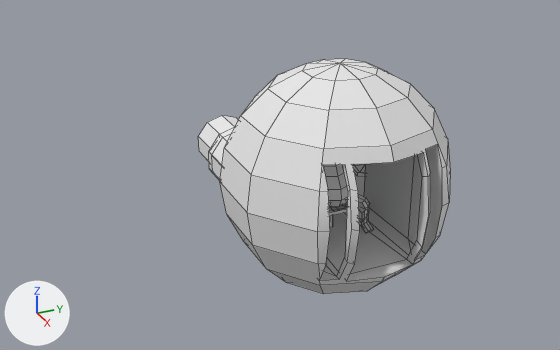
The OBJ model FattyFare/Assets/mdl_/fattyFare_spaceShip.obj as it was, and as the next commit left it.
Camera for both pictures: a camera (50 mm lens) standing at (5.32, -2.93, 3.47) and looking at (-0.29, -0.4, 0.67). The axes (+X, +Y, +Z) are drawn at lower left. The lights are the same throughout. Mesh edges are drawn as thin lines. Where no turn or scale is listed for an object, it has been applied to the vertices. Vertices at the same position are counted once.

The scene before the commit, as lines of its bpy script (objects in view):
```python
me_fattyfare_spaceship = bpy.data.meshes.new('fattyFare_spaceShip')
me_fattyfare_spaceship.from_pydata(...)  # 779 vertices, 765 faces; spans x -1.19..0.93, y -0.95..0.95, z -0.3..1.7
me_fattyfare_spaceship.materials.append(mat_fattyfare_spaceship_initialshadinggroup)  # white #e7e7e7
ob_fattyfare_spaceship = bpy.data.objects.new('fattyFare_spaceShip', me_fattyfare_spaceship)
ob_fattyfare_spaceship.location = (0.0, 0.0, 0.0)
```
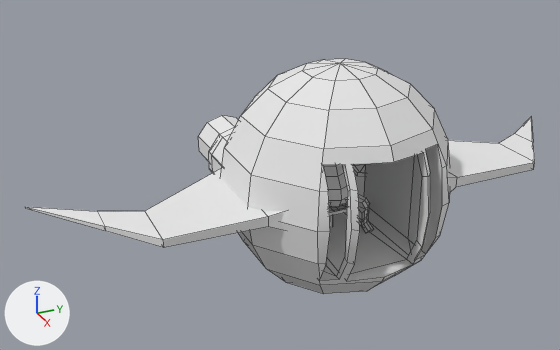
What changed in the scene script:
```text
Add mat_initialshadinggroup:
    mat_initialshadinggroup = principled_material('initialShadingGroup')
    mat_initialshadinggroup.base_color = (0.8, 0.8, 0.8)  # white #e7e7e7
    mat_initialshadinggroup.roughness = 1.0
Change me_fattyfare_spaceship:
    used by ob_fattyfare_spaceship; location = (0.0, 0.0, 0.0)
    remove me_fattyfare_spaceship.from_pydata(...)  # 779 vertices, 765 faces; spans x -1.19..0.93, y -0.95..0.95, z -0.3..1.7
    add me_fattyfare_spaceship.from_pydata(...)  # 815 vertices, 799 faces; spans x -1.19..0.93, y -2.51..2.51, z -0.3..1.7
    me_fattyfare_spaceship part 1: a new loose piece of 18 vertices spanning x -0.55..0.6, y -2.51..-0.66, z 0.59..0.81, in mat_initialshadinggroup (white #e7e7e7)
    me_fattyfare_spaceship part 2: a new loose piece of 18 vertices spanning x -0.55..0.6, y 0.66..2.51, z 0.59..0.81, in mat_initialshadinggroup (white #e7e7e7)
    add me_fattyfare_spaceship.materials.append(mat_initialshadinggroup)  # white #e7e7e7
```

Changed parts and their boxes (x1, y1, x2, y2) in the pictures (560 x 350 px):
'fattyFare_spaceShip', reshaped (102% wider): before (198, 59, 450, 294); after (25, 59, 535, 294)
part 1 of me_fattyfare_spaceship, added: after (25, 169, 284, 248)
part 2 of me_fattyfare_spaceship, added: after (448, 117, 535, 192)
